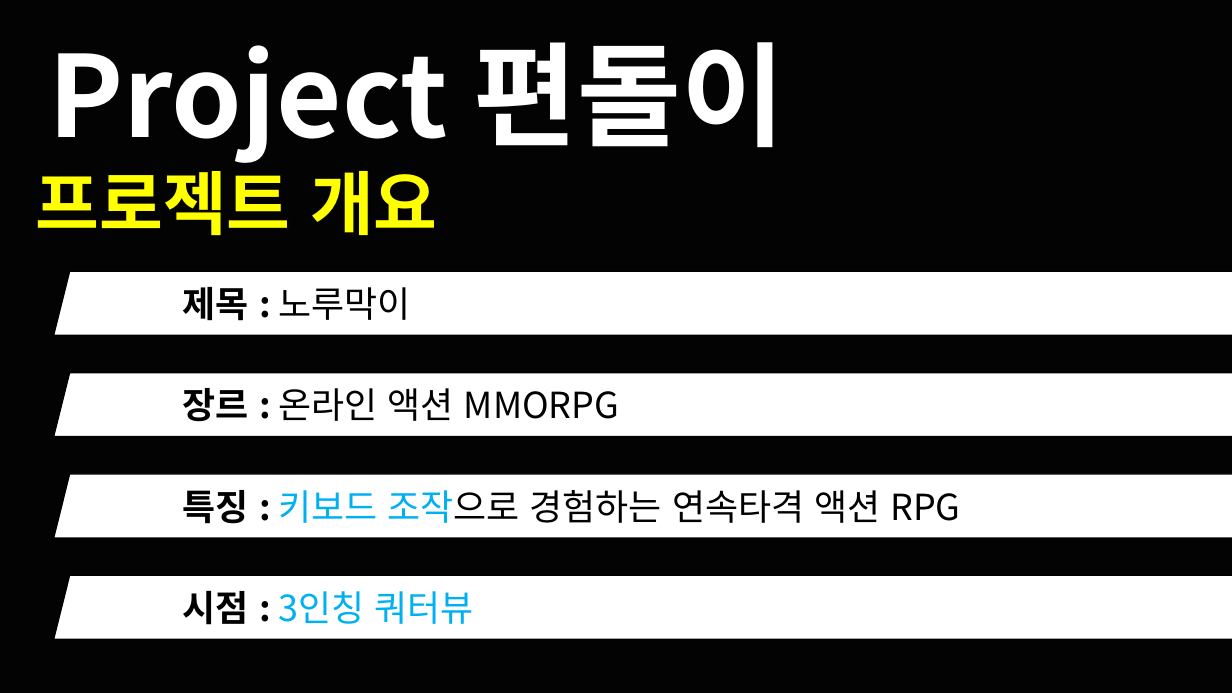
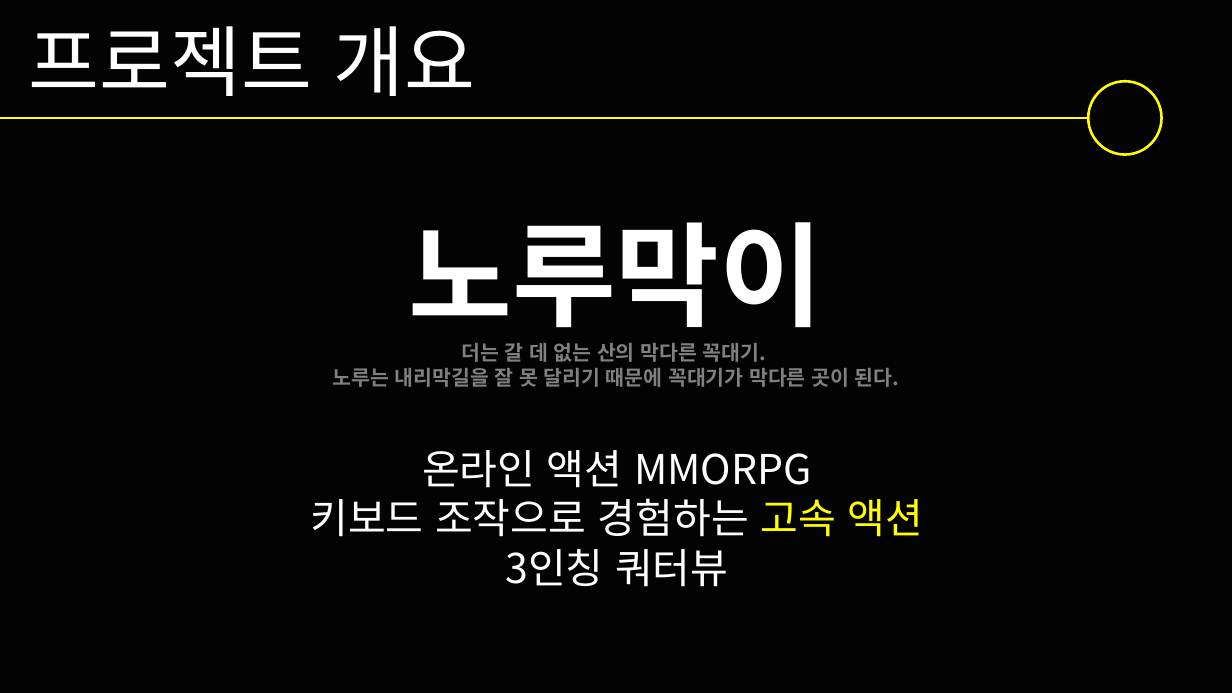
Before and after one commit to korleinster/gamebusdriver, a slide deck: slide 2 of documents/중간발표/노루막이_김형준_신창섭_홍승필_허지훈.pptx. Drawn at 1232x693 pixels with LibreOffice and Linux fonts; fonts in the diff are those of the drawing; background and template pictures are left out. Boxes give left, top, right and bottom in pixels: in the first picture for what was removed or moved away, otherwise in the second. Text is boxed around its words. In the diff, an @@ line names an element or a change of style, - is before the commit and + after.

```diff
--- a/documents/중간발표/노루막이_김형준_신창섭_홍승필_허지훈.pptx
+++ b/documents/중간발표/노루막이_김형준_신창섭_홍승필_허지훈.pptx
@@ text "프로젝트 개요": place and size @@
-text "프로젝트 개요" at [36,42,785,236]
+text "프로젝트 개요" at [29,26,476,96]
@@ text "프로젝트 개요" at [29,26,476,96]: size 54 to 60 pt, text colour #FFFF00 to #FFFFFF, bold off @@
@@ text at [48,42,785,163]: paragraph removed @@
-Project 편돌이
@@ ellipse added at [1089,81,1162,154], outline #FFFF00 2 pt @@
@@ line added from (0, 118) to (1089, 118), #FFFF00 2 pt @@
@@ text added at [332,222,900,387], 16 pt, text #808080, bold @@
+노루막이
+더는 갈 데 없는 산의 막다른 꼭대기.
+노루는 내리막길을 잘 못 달리기 때문에 꼭대기가 막다른 곳이 된다.
@@ parallelogram removed at [54,272,1232,335] @@
-제목 : 노루막이
@@ parallelogram removed at [54,372,1232,436] @@
-장르 : 온라인 액션 MMORPG
@@ parallelogram removed at [54,474,1232,538] @@
-특징 : 키보드 조작으로 경험하는 연속타격 액션 RPG
@@ text added at [310,450,924,587], 32 pt, text #FFFFFF @@
+온라인 액션 MMORPG
+키보드 조작으로 경험하는 고속 액션
+3인칭 쿼터뷰
@@ parallelogram removed at [54,576,1232,640] @@
-시점 : 3인칭 쿼터뷰
```
Also in this commit, not shown: 13 other slides changed, 5 slides added, 1 slide removed, 2 other files.
